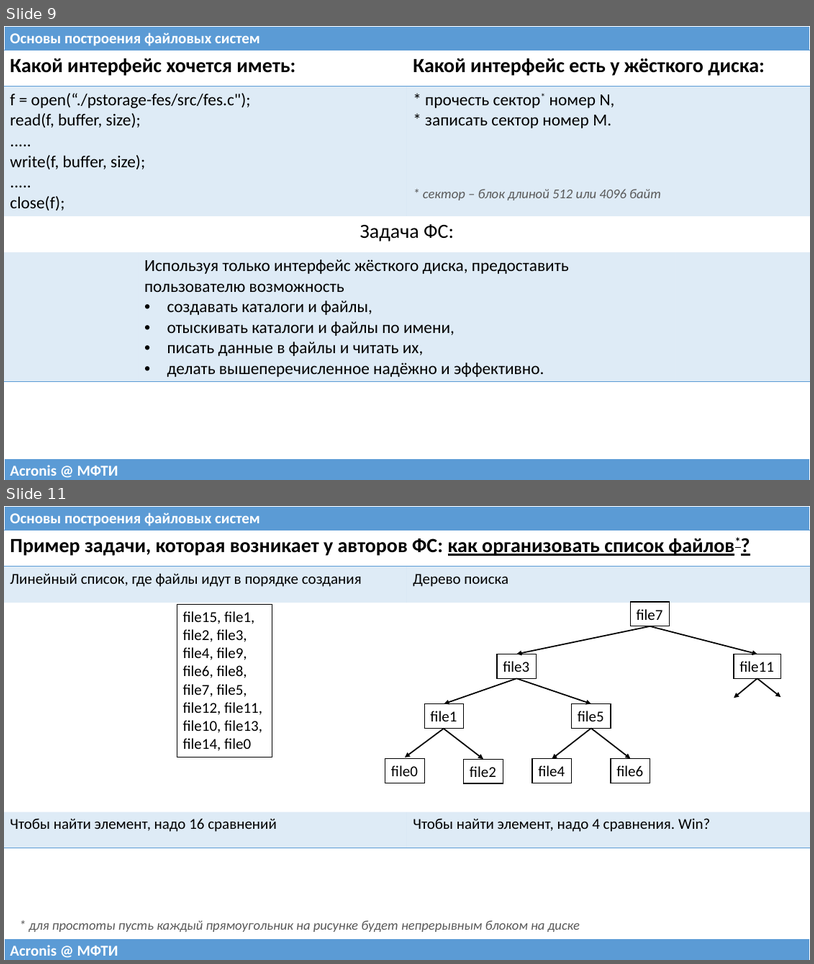
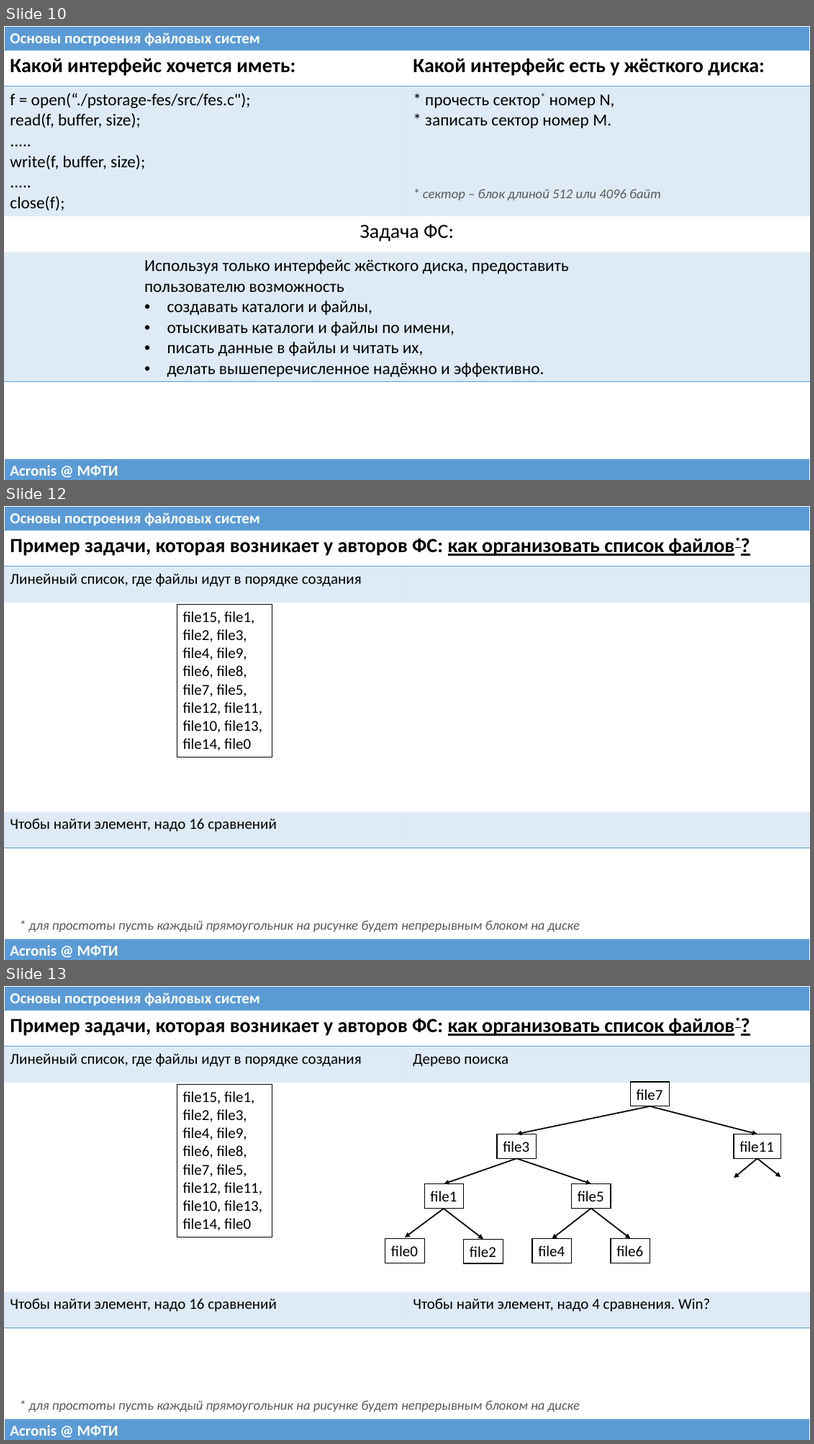
Before and after one commit to 75cc8545e7b021ed280ed0ef99fc7fc4/filesystems-101, a slide deck: talks/src/class00.pptx. Shown one above the other, each under a label of ours: slides 9 and 11 before the commit, slides 10, 12 and 13 after it; the slides between them are not shown. The pictures are 814x964 and 814x1444 pixels, drawn with LibreOffice and Linux fonts; fonts in the diff are those of the drawing. Boxes give left, top, right and bottom in pixels: in the first picture for what was removed or moved away, otherwise in the second. Text is boxed around its words. In the diff, an @@ line names an element or a change of style, - is before the commit and + after.

```diff
--- a/talks/src/class00.pptx
+++ b/talks/src/class00.pptx
@@ slide 12 added at (4,506,810,960), background #FFFFFF @@
@@ table added at (4,506,810,530), 1 rows, 1 columns @@
+Основы построения файловых систем
@@ table added at (4,530,810,845), 4 rows, 2 columns @@
+Пример задачи, которая возникает у авторов ФС: как организовать список файлов*? | 
+Линейный список, где файлы идут в порядке создания | 
+ | 
+Чтобы найти элемент, надо 16 сравнений | 
@@ rectangle added at (177,604,272,757), fill #FFFFFF, outline #000000 1 pt, 18 pt, text #000000 @@
+file15, file1,
+file2, file3,
+file4, file9,
+file6, file8,
+file7, file5,
+file12, file11,
+file10, file13,
+file14, file0
@@ text added at (29,920,580,932), 16 pt, text #595959, italic @@
+* для простоты пусть каждый прямоугольник на рисунке будет непрерывным блоком на диске
@@ table added at (4,938,810,960), 1 rows, 1 columns @@
+Acronis @ МФТИ
@@ what was slide 9 is now slide 10 @@
@@ what was slide 11 is now slide 13 @@
```
Also in this commit, not shown: 1 slide changed, 2 other slides added, 1 other file.
